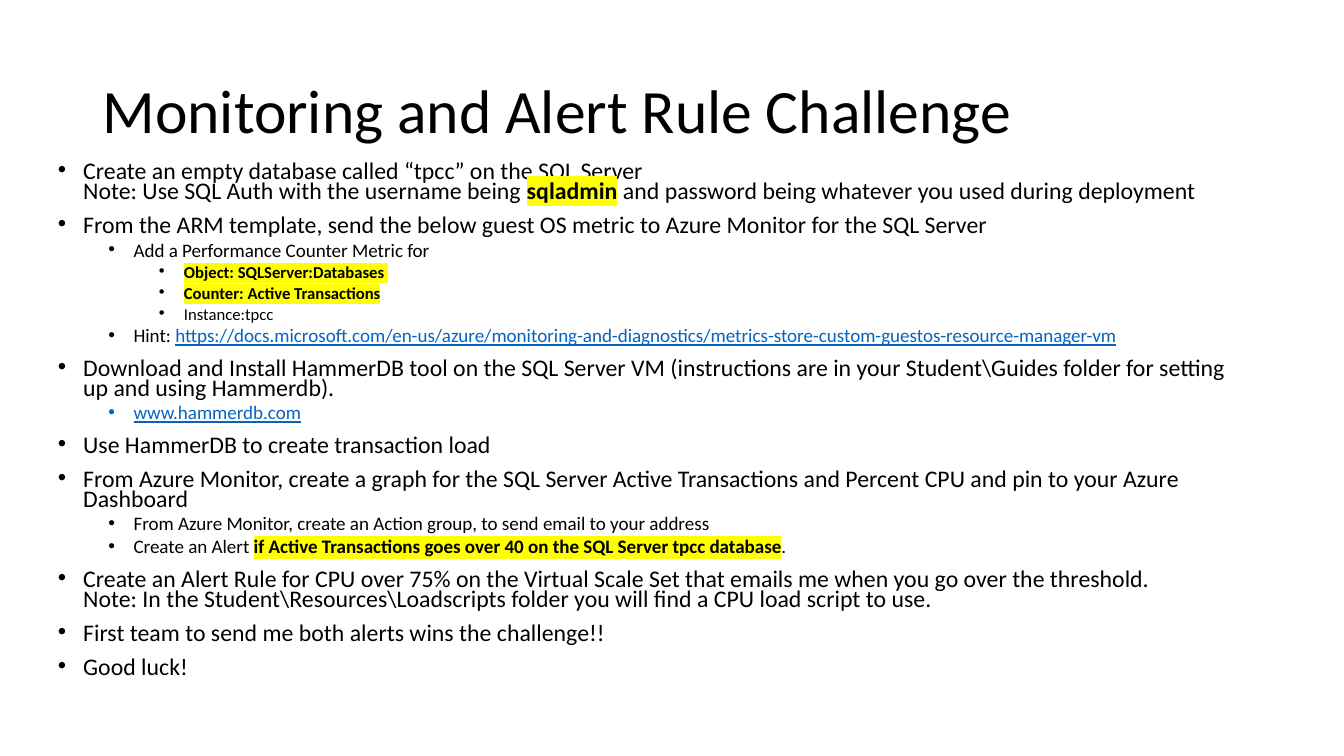
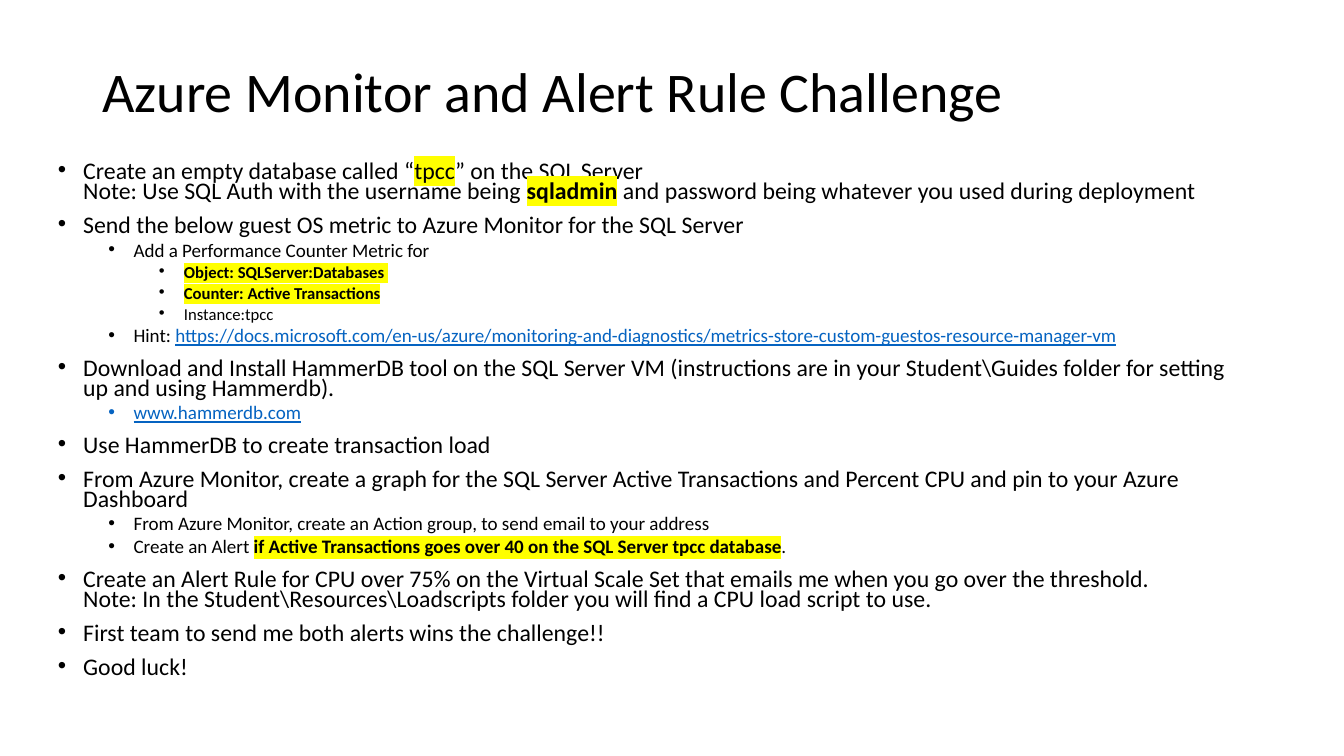
Before and after one commit to maxserg/AzureMonitoringWorkshop, a slide deck: slide 5 of Student/Guides/Challenges.pptx (slide 6 before the commit). Drawn at 1344x756 pixels with LibreOffice and Linux fonts; fonts in the diff are those of the drawing. Boxes give left, top, right and bottom in pixels: in the first picture for what was removed or moved away, otherwise in the second. Text is boxed around its words. In the diff, an @@ line names an element or a change of style, - is before the commit and + after.

Commit message:
updated to Azure WTHack session

```diff
--- a/Student/Guides/Challenges.pptx
+++ b/Student/Guides/Challenges.pptx
@@ title at [102,73,1003,122]: text changed; size 44 to 40 pt @@
-Monitoring and Alert Rule Challenge
+Azure Monitor and Alert Rule Challenge
@@ text at [83,159,1195,206]: highlight none to #FFFF00 in "“tpcc”" @@
@@ text at [83,216,744,237]: text changed @@
-• From the ARM template, send the below guest OS metric to Azure Monitor for the SQL Server
+• Send the below guest OS metric to Azure Monitor for the SQL Server
```
Also in this commit, not shown: 4 other slides changed, 1 slide removed, 11 other files.
